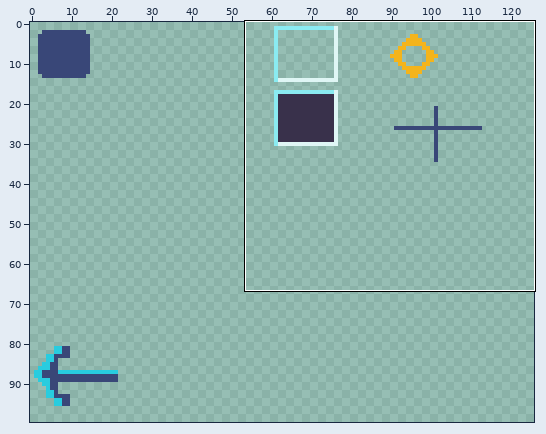
A sprite sheet gets an edit: design/sheet.png. Above: a wide view before the commit, with the close-up outlined.
Close-up. First the earlier version:
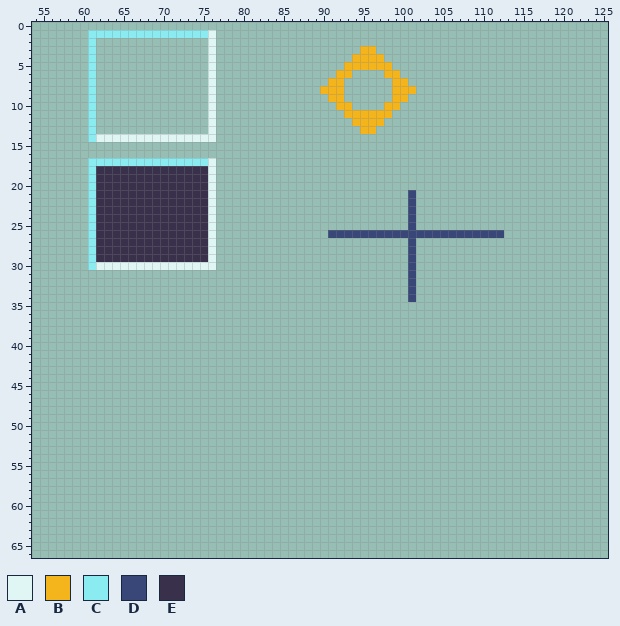
The file is 128x128 pixels. Shown: x 54..125, y 0..66. The wide view leaves out empty margins. The commit also changed other parts of the picture, which this record leaves out.
Palette (. is transparent): A #dff6f5  B #f4b41b  C #8aebf1  D #394778  E #39314b
Pixels before (only the part around the change), first column x 54:
 0 ........................................................................
 1 .......CCCCCCCCCCCCCCCA.................................................
 2 .......C..............A.................................................
 3 .......C..............A..................BB.............................
 4 .......C..............A.................BBBB............................
 5 .......C..............A................BBBBBB...........................
 6 .......C..............A...............BB....BB..........................
 7 .......C..............A..............BB......BB.........................
 8 .......C..............A.............BBB......BBB........................
 9 .......C..............A..............BB......BB.........................
10 .......C..............A...............BB....BB..........................
11 .......C..............A................BBBBBB...........................
12 .......C..............A.................BBBB............................
13 .......C..............A..................BB.............................
14 .......CAAAAAAAAAAAAAAA.................................................
15 ........................................................................
16 ........................................................................
17 .......CCCCCCCCCCCCCCCA.................................................
18 .......CEEEEEEEEEEEEEEA.................................................
19 .......CEEEEEEEEEEEEEEA.................................................
20 .......CEEEEEEEEEEEEEEA.................................................
21 .......CEEEEEEEEEEEEEEA........................D........................
22 .......CEEEEEEEEEEEEEEA........................D........................
23 .......CEEEEEEEEEEEEEEA........................D........................
24 .......CEEEEEEEEEEEEEEA........................D........................
25 .......CEEEEEEEEEEEEEEA........................D........................
26 .......CEEEEEEEEEEEEEEA..............DDDDDDDDDDDDDDDDDDDDDD.............
27 .......CEEEEEEEEEEEEEEA........................D........................
28 .......CEEEEEEEEEEEEEEA........................D........................
29 .......CEEEEEEEEEEEEEEA........................D........................
30 .......CAAAAAAAAAAAAAAA........................D........................
31 ...............................................D........................
32 ...............................................D........................
33 ...............................................D........................
34 ...............................................D........................
35 ........................................................................
36 ........................................................................
37 ........................................................................
38 ........................................................................
39 ........................................................................
40 ........................................................................
41 ........................................................................
42 ........................................................................
43 ........................................................................
44 ........................................................................
45 ........................................................................
46 ........................................................................
47 ........................................................................
48 ........................................................................
49 ........................................................................
50 ........................................................................
51 ........................................................................
52 ........................................................................
53 ........................................................................
54 ........................................................................
55 ........................................................................
56 ........................................................................
57 ........................................................................
58 ........................................................................
59 ........................................................................
60 ........................................................................
61 ........................................................................
62 ........................................................................
63 ........................................................................
64 ........................................................................
65 ........................................................................
66 ........................................................................
Now the later version:
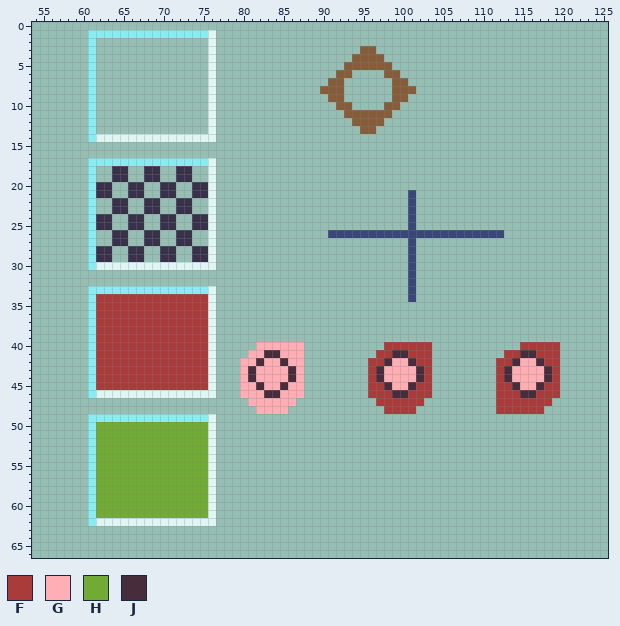
Colours new in this view: F #a93b3b  G #ffaeb6  H #71aa34  J #472d3c
The exact change:
colour B: #f4b41b -> #865d3b
Changed rows in their new state; - is a pixel that keeps its letter.
first column x 62:
18 ..--..--..--..
19 ..--..--..--..
20 --..--..--..--
21 --..--..--..--
22 ..--..--..--..
23 ..--..--..--..
24 --..--..--..--
25 --..--..--..--
26 ..--..--..--..
27 ..--..--..--..
28 --..--..--..--
29 --..--..--..--
first column x 61:
33 CCCCCCCCCCCCCCCA-------------------------------------------
34 CFFFFFFFFFFFFFFA-------------------------------------------
35 CFFFFFFFFFFFFFFA-------------------------------------------
36 CFFFFFFFFFFFFFFA-------------------------------------------
37 CFFFFFFFFFFFFFFA-------------------------------------------
38 CFFFFFFFFFFFFFFA-------------------------------------------
39 CFFFFFFFFFFFFFFA-------------------------------------------
40 CFFFFFFFFFFFFFFA-----GGGGGG----------FFFFFF-----------FFFFF
41 CFFFFFFFFFFFFFFA----GGJJGGG---------FFJJFFF---------FFJJFFF
42 CFFFFFFFFFFFFFFA---GGJGGJGG--------FFJGGJFF--------FFJGGJFF
43 CFFFFFFFFFFFFFFA---GJGGGGJG--------FJGGGGJF--------FJGGGGJF
44 CFFFFFFFFFFFFFFA---GJGGGGJG--------FJGGGGJF--------FJGGGGJF
45 CFFFFFFFFFFFFFFA---GGJGGJGG--------FFJGGJFF--------FFJGGJFF
46 CAAAAAAAAAAAAAAA---GGGJJGGG--------FFFJJFFF--------FFFJJFFF
47 --------------------GGGGGG----------FFFFFF---------FFFFFFF-
48 ---------------------GGGG------------FFFF----------FFFFFF--
49 CCCCCCCCCCCCCCCA-------------------------------------------
50 CHHHHHHHHHHHHHHA-------------------------------------------
51 CHHHHHHHHHHHHHHA-------------------------------------------
52 CHHHHHHHHHHHHHHA-------------------------------------------
53 CHHHHHHHHHHHHHHA-------------------------------------------
54 CHHHHHHHHHHHHHHA-------------------------------------------
55 CHHHHHHHHHHHHHHA-------------------------------------------
56 CHHHHHHHHHHHHHHA-------------------------------------------
57 CHHHHHHHHHHHHHHA-------------------------------------------
58 CHHHHHHHHHHHHHHA-------------------------------------------
59 CHHHHHHHHHHHHHHA-------------------------------------------
60 CHHHHHHHHHHHHHHA-------------------------------------------
61 CHHHHHHHHHHHHHHA-------------------------------------------
62 CAAAAAAAAAAAAAAA-------------------------------------------
Pixel boxes of the changes (left, top, right, bottom) in both close-ups:
changed: (320, 46, 416, 134)
erased: (96, 166, 208, 262)
added: (88, 286, 304, 526)
added: (368, 342, 432, 414)
added: (496, 342, 560, 414)
